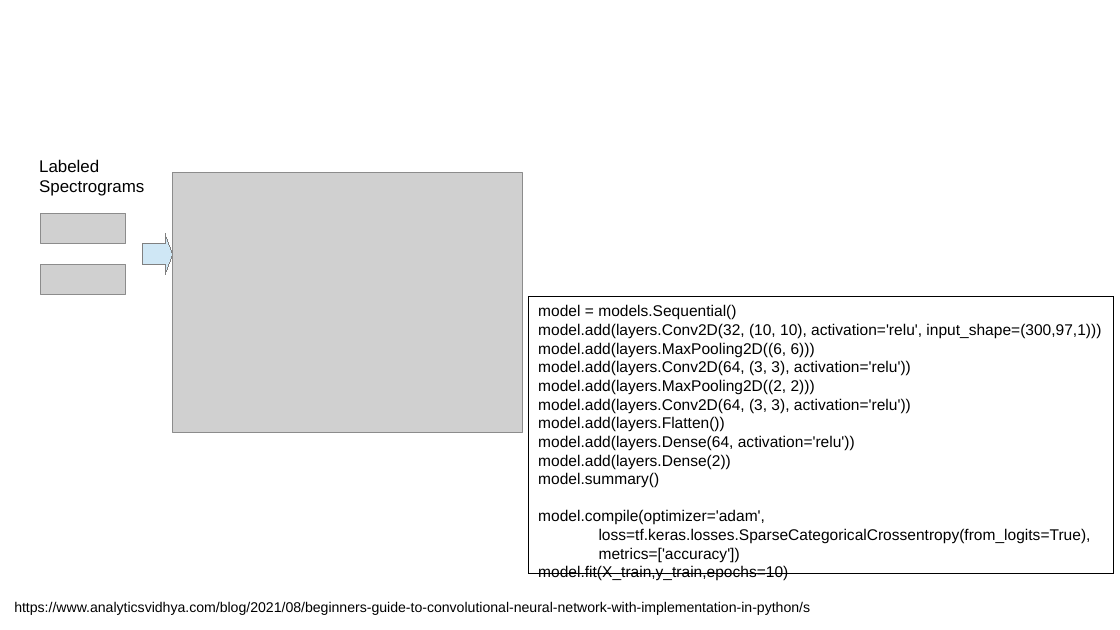
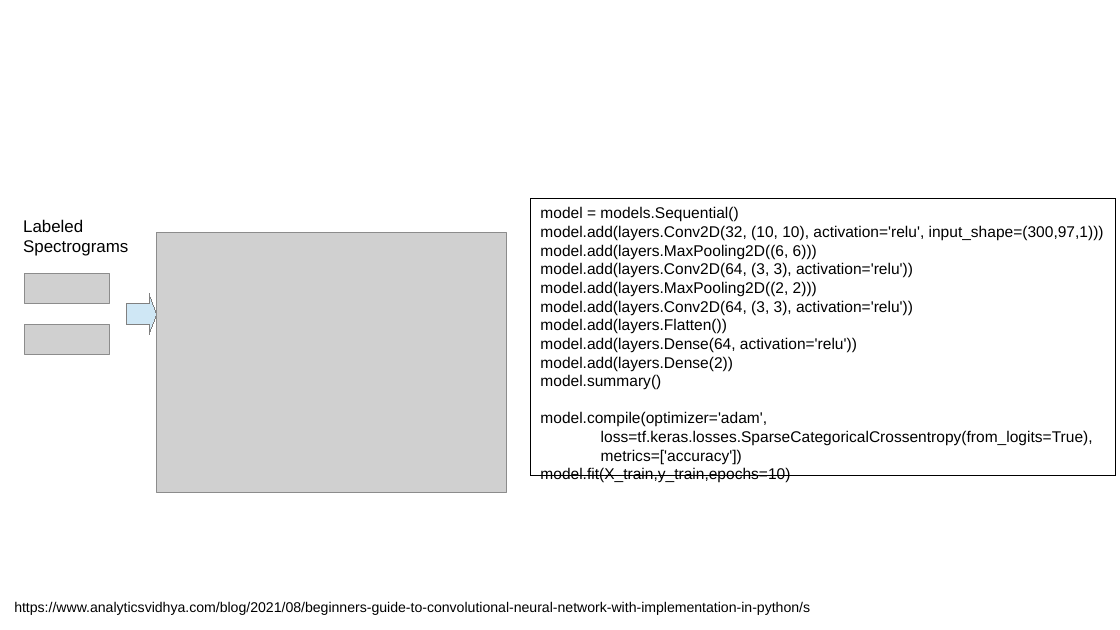
Before and after one commit to TomCasaletto/CMPE257, a slide deck: slide 4 of tom/gw.odp. Drawn at 1120x630 pixels with LibreOffice and Linux fonts; fonts in the diff are those of the drawing; grey boxes stand for pictures; background and template pictures are left out. Boxes give left, top, right and bottom in pixels: in the first picture for what was removed or moved away, otherwise in the second. Text is boxed around its words. In the diff, an @@ line names an element or a change of style, - is before the commit and + after.

```diff
--- a/tom/gw.odp
+++ b/tom/gw.odp
@@ rectangle "model = models.Sequential()": place and size @@
-rectangle "model = models.Sequential()" at (528,297,1114,574)
+rectangle "model = models.Sequential()" at (531,198,1116,476)
@@ picture: place and size @@
-picture at (41,264,126,295)
+picture at (24,273,110,304)
@@ 1 picture, 1 text, 1 right arrow: place and size @@
-1 picture, 1 text, 1 right arrow at (39,159,522,433)
+1 picture, 1 text, 1 right arrow at (23,219,506,493)
@@ picture: place and size @@
-picture at (41,213,126,244)
+picture at (24,324,110,355)
```
Also in this commit, not shown: 1 other slide changed, 1 slide added, 3 other files.
